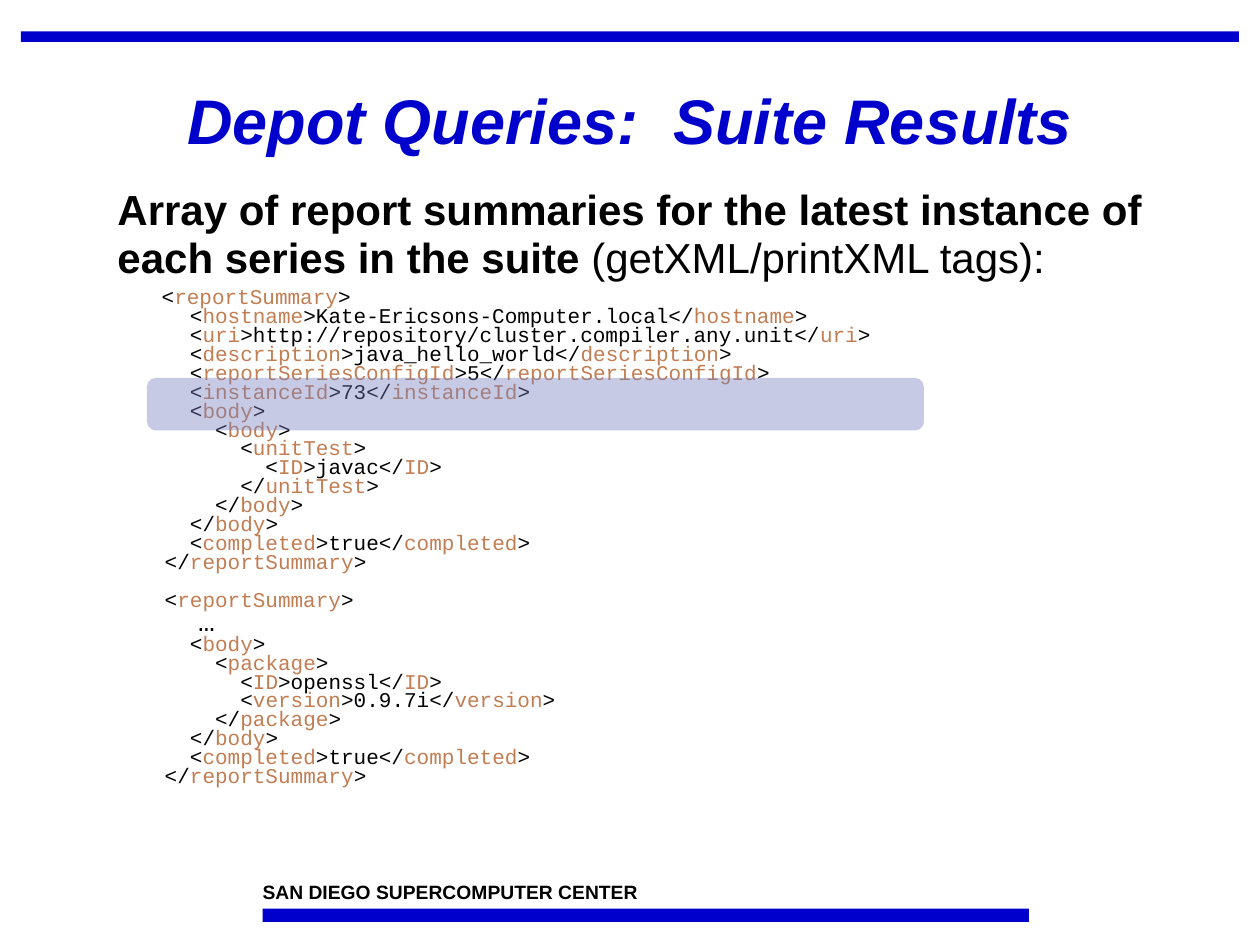
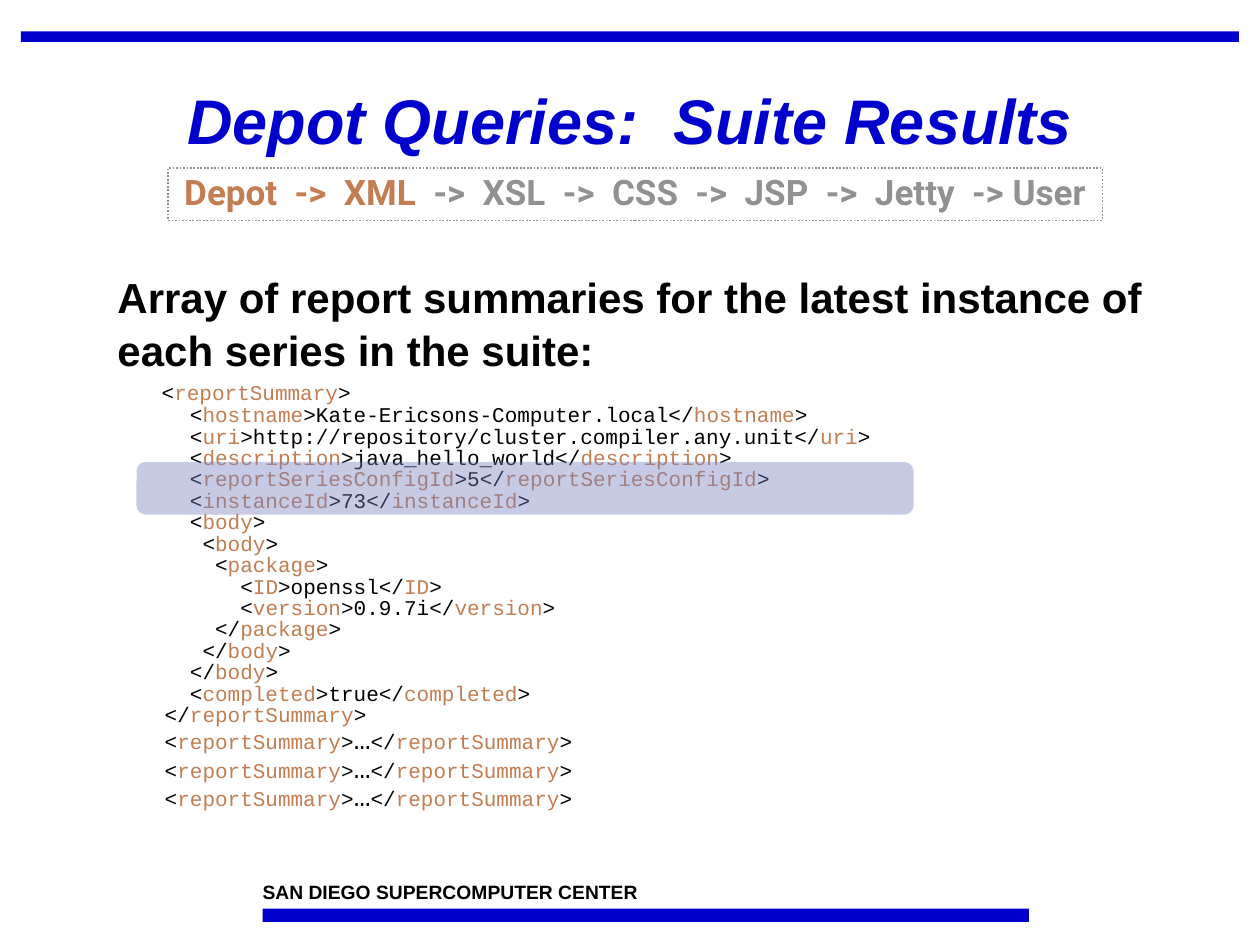
Before and after one commit to IncaProject/inca-xsede, a slide deck: slide 6 of talks/feb-06-workshop/dataConsumers.ppt. Drawn at 1260x945 pixels with LibreOffice and Linux fonts; fonts in the diff are those of the drawing; background and template pictures are left out. Boxes give left, top, right and bottom in pixels: in the first picture for what was removed or moved away, otherwise in the second. Text is boxed around its words. In the diff, an @@ line names an element or a change of style, - is before the commit and + after.

Commit message:
rearrange based on feedback

```diff
--- a/talks/feb-06-workshop/dataConsumers.ppt
+++ b/talks/feb-06-workshop/dataConsumers.ppt
@@ rectangle added at bbox=[168, 168, 1102, 220], outline #919191 0.99 pt dashed, 20 pt, text #919191, bold @@
+Depot -> XML -> XSL -> CSS -> JSP -> Jetty -> User
@@ text "Array of report summaries for ...": place and size @@
-text "Array of report summaries for ..." at bbox=[117, 194, 1142, 788]
+text "Array of report summaries for ..." at bbox=[117, 282, 1142, 811]
@@ text at bbox=[117, 282, 1142, 321]: line spacing 0.75 to 0.85 @@
@@ text at bbox=[117, 335, 871, 811]: text changed @@
-each series in the suite (getXML/printXML tags):
-<reportSummary>
-<hostname>Kate-Ericsons-Computer.local</hostname>
-<uri>http://repository/cluster.compiler.any.unit</uri>
-<description>java_hello_world</description>
-<reportSeriesConfigId>5</reportSeriesConfigId>
-<instanceId>73</instanceId>
-<body>
-<body>
-<unitTest>
-<ID>javac</ID>
-</unitTest>
-</body>
-</body>
-<completed>true</completed>
-</reportSummary>
-<reportSummary>
-…
-<body>
-<package>
-<ID>openssl</ID>
-<version>0.9.7i</version>
-</package>
-</body>
-<completed>true</completed>
-</reportSummary>
+each series in the suite:
+<reportSummary>
+<hostname>Kate-Ericsons-Computer.local</hostname>
+<uri>http://repository/cluster.compiler.any.unit</uri>
+<description>java_hello_world</description>
+<reportSeriesConfigId>5</reportSeriesConfigId>
+<instanceId>73</instanceId>
+<body>
+<body>
+<package>
+<ID>openssl</ID>
+<version>0.9.7i</version>
+</package>
+</body>
+</body>
+<completed>true</completed>
+</reportSummary>
+<reportSummary>…</reportSummary>
+<reportSummary>…</reportSummary>
+<reportSummary>…</reportSummary>
@@ rounded rectangle: place and size @@
-rounded rectangle at bbox=[147, 378, 925, 431]
+rounded rectangle at bbox=[136, 462, 914, 515]
```
Also in this commit, not shown: 10 other slides changed, 2 slides added.
